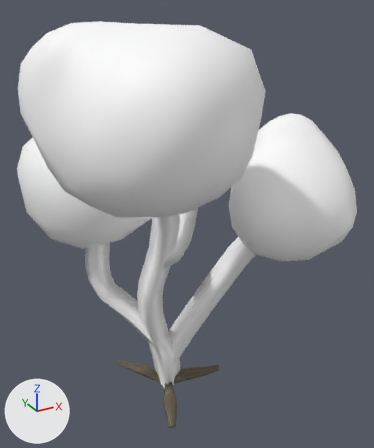
Renders of the FBX model Assets/GameWorld/Board/Cells/Forest/Models/Trees/4_N3/Arbol4_N3.fbx from each side of a commit.
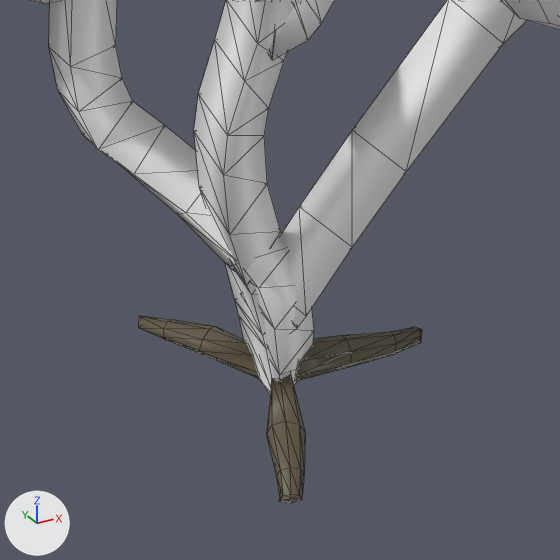
Each version is shown whole from a 50 mm lens placed at (-0.33, -0.673, 0.642), pointed at (0.031, -0.017, 0.315), then close up on the part from 18% to 72% of the width and 55% to 100% of the height. The axes (+X, +Y, +Z) are drawn at lower left. The lights are the same throughout. The close-ups show mesh edges as thin lines. Where no turn or scale is listed for an object, it has been applied to the vertices. Vertices at the same position are counted once.

Objects in the first close-up: 'group_pasted__polySurface22'.
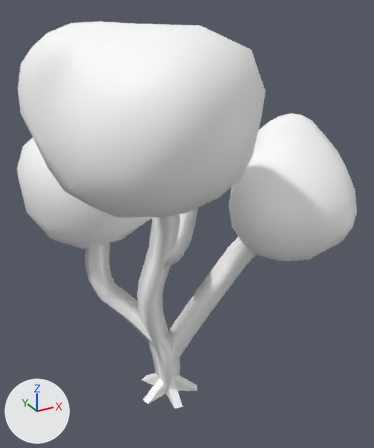
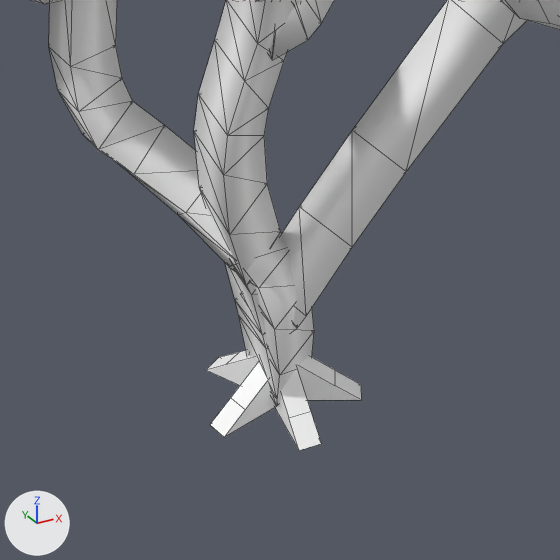
The newer file is also turned or shifted as a whole; pictures and numbers use the older file's frame.

The change, as a list of edits to the scene's bpy script:
```text
Change me_mesh:
    used by ob_group_pasted__polysurface22; location = (0.0, 0.0, 0.0)
    remove me_mesh.from_pydata(...)  # 641 vertices, 821 faces; spans x -0.221..0.271, y -0.273..0.232, z -0.004..0.619
    remove me_mesh.materials.append(mat_lambert1)  # brown #615845
    add me_mesh.from_pydata(...)  # 564 vertices, 660 faces; spans x -0.221..0.271, y -0.273..0.232, z -0.013..0.619
    me_mesh part 1: the loose piece of 40 vertices spanning x 0.006..0.102, y -0.019..0.01, z -0.002..0.024 is deleted
    me_mesh part 2: the loose piece of 40 vertices spanning x -0.051..0.004, y -0.106..-0.01, z -0.002..0.022 is deleted
    me_mesh part 3: the loose piece of 32 vertices spanning x -0.063..-0.001, y 0.005..0.094, z -0.002..0.019 is deleted
    me_mesh part 4
    32 vertices are added at x -0.052..0.051, y -0.053..0.051, z -0.013..0.019
    8 new vertices lie (0.0, 0.0, 0.033) away from vertices in x -0.01..0.011, y -0.009..0.011, z -0.013
    30 new faces join them
```

Where the change shows, as pixel boxes [x1, y1, x2, y2] in the close-ups (560 x 560 px):
'group_pasted__polySurface22', reshaped
    before: [31, 0, 560, 503]
    after: [31, 0, 560, 451]
part 1 of me_mesh, deleted
    before: [296, 327, 422, 381]
part 2 of me_mesh, deleted (brown)
    before: [266, 374, 305, 503]
part 3 of me_mesh, deleted (brown)
    before: [139, 316, 259, 379]
part 4 of me_mesh, added
    after: [206, 350, 362, 451]
